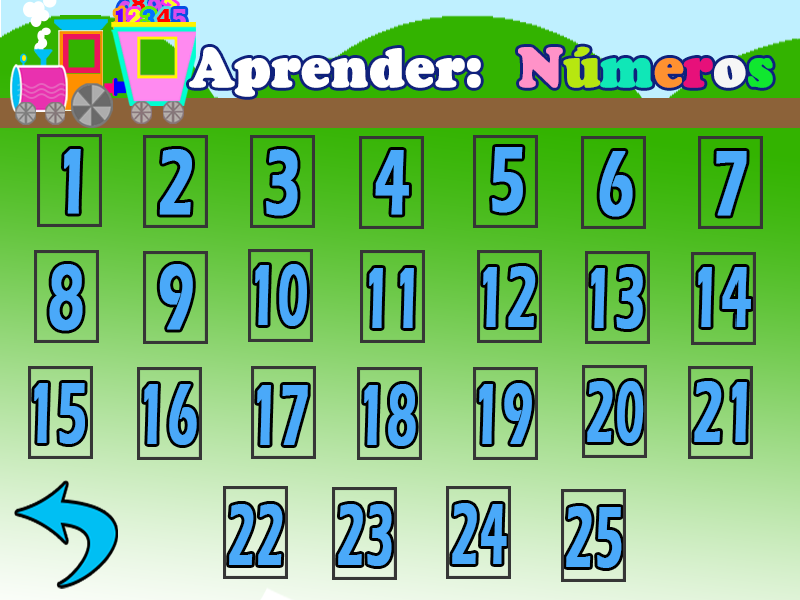
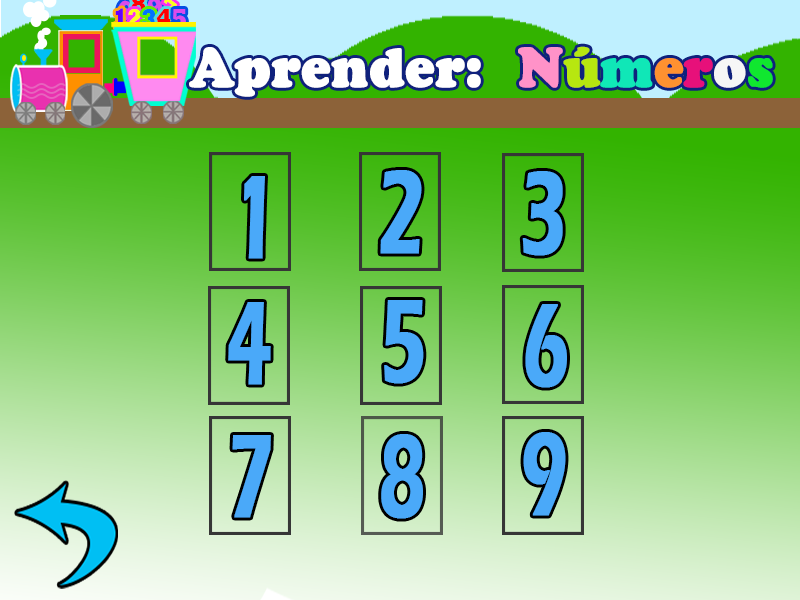
Comparing the layer stacks of the two 800x600 images. Changes:
removed layer "Rectangle 1 copy 23" over [582, 365, 647, 458]
removed layer "Rectangle 1 copy 22" over [688, 366, 753, 459]
removed layer "Rectangle 1 copy 21" over [223, 486, 288, 579]
removed layer "Rectangle 1 copy 29" over [561, 489, 626, 582]
removed layer "Rectangle 1 copy 20" over [332, 487, 397, 580]
removed layer "Rectangle 1 copy 19" over [446, 486, 511, 579]
renamed "Rectangle 1 copy 8" to "1", painted on it over [37, 134, 291, 271]
painted on "1" (2nd of 3) over [64, 149, 265, 259]
renamed "Rectangle 1 copy 7" to "2", painted on it over [143, 135, 441, 271]
painted on "2" (2nd of 3) over [159, 149, 422, 254]
renamed "Rectangle 1 copy 6" to "3", painted on it over [250, 135, 584, 272]
painted on "3" (2nd of 3) over [266, 149, 563, 256]
renamed "Rectangle 1 copy 5" to "4", painted on it over [208, 136, 424, 405]
painted on "4" (2nd of 3) over [228, 150, 409, 385]
renamed "Rectangle 1 copy 4" to "5", painted on it over [360, 135, 538, 405]
painted on "5" (2nd of 3) over [384, 147, 523, 384]
renamed "Rectangle 1 copy 13" to "6", moved it above "6", painted on it over [502, 136, 646, 404]
moved "6" (2nd of 3) above "7", painted on it over [525, 151, 633, 388]
renamed "Rectangle 1 copy 12" to "7", moved it above "7", painted on it over [209, 136, 763, 535]
moved "7" (2nd of 3) above "8", painted on it over [232, 151, 747, 518]
renamed "Rectangle 1 copy 11" to "8", opacity 100% → 80%, moved it above "8", painted on it over [34, 250, 443, 535]
moved "8" (2nd of 3) above "9", painted on it over [49, 264, 423, 519]
renamed "Rectangle 1 copy 10" to "9", moved it above "9", painted on it over [143, 251, 584, 535]
moved "9" (2nd of 2) above "bt_voltar", painted on it over [159, 264, 566, 516]
…and 26 more changes (26 removed)
